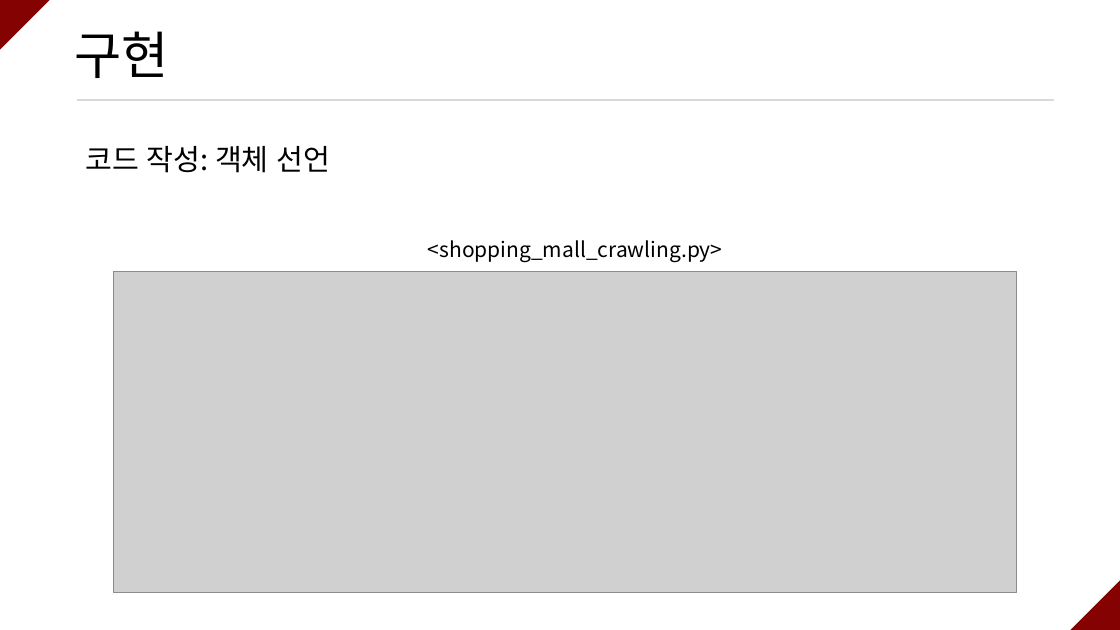
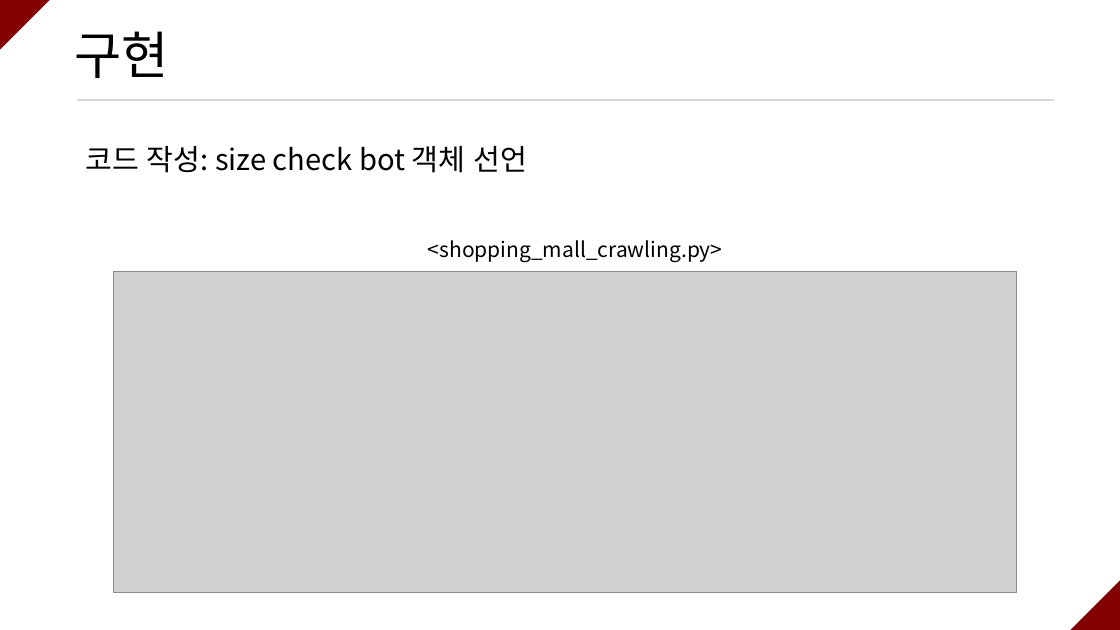
Before and after one commit to ramieeee/self_learning, a slide deck: slide 13 of semi_projects/쇼핑몰 옷 사이즈 확인 크롤링/쇼핑몰 옷 사이즈 확인 크롤링.pptx. Drawn at 1120x630 pixels with LibreOffice and Linux fonts; fonts in the diff are those of the drawing; grey boxes stand for pictures. Boxes give left, top, right and bottom in pixels: in the first picture for what was removed or moved away, otherwise in the second. Text is boxed around its words. In the diff, an @@ line names an element or a change of style, - is before the commit and + after.

```diff
--- a/semi_projects/쇼핑몰 옷 사이즈 확인 크롤링/쇼핑몰 옷 사이즈 확인 크롤링.pptx
+++ b/semi_projects/쇼핑몰 옷 사이즈 확인 크롤링/쇼핑몰 옷 사이즈 확인 크롤링.pptx
@@ text at (85, 146, 527, 173): text changed @@
-코드 작성: 객체 선언
+코드 작성: size check bot 객체 선언
```
Also in this commit, not shown: 1 other file.
